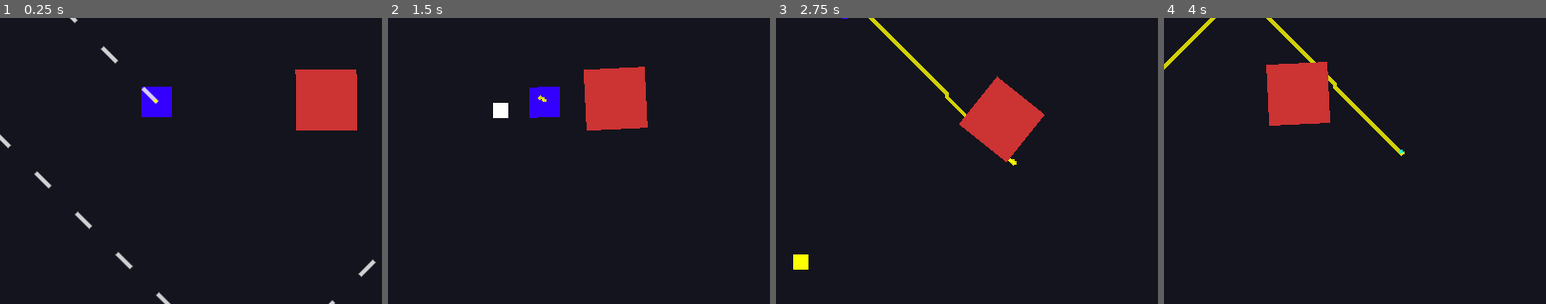
Above: before the commit, frames 1-4 (left to right).
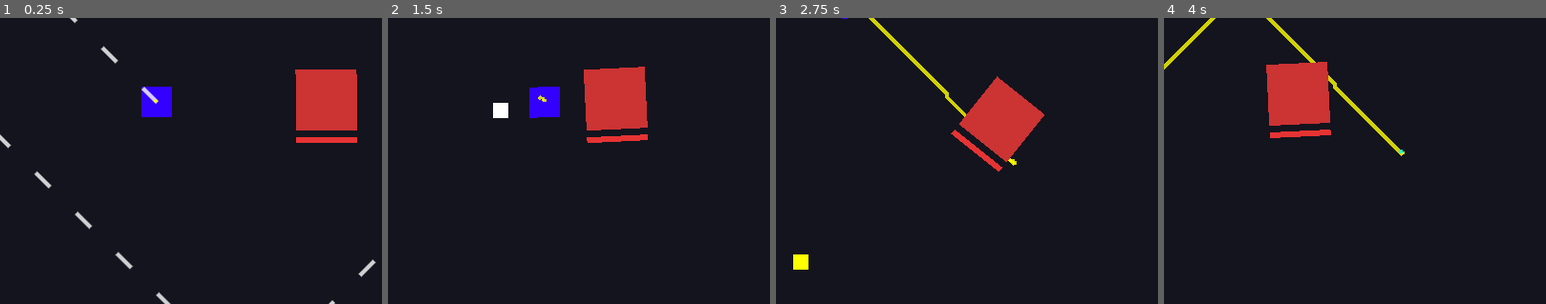
Above: after the commit, the same moments.

Repository: sdotyxz/temporal-echo
Game: Godot game, scene res://scenes/game.tscn
Two runs of this game, one before a commit and one after it. Both use one fixed random seed, a clock stepped at 60 frames per second and the inputs below.
Inputs (mouse positions are % of the whole screen's width and height, from its top left):
- Up to frame 1 (0.25 s): no input
- Up to frame 2 (1.5 s): move the mouse to (72, 45) at 0.52 s; hold D (move_right) 0.53-1.28 s; right-click (72, 45) at 0.6 s; move the mouse to (30, 55) at 1.27 s; hold S (move_down) from 1.28 s (still down); click (30, 55) at 1.35 s
- Up to frame 3 (2.75 s): move the mouse to (60, 28) at 2.02 s; release S (move_down) at 2.03 s; hold D (move_right) from 2.03 s (still down); right-click (60, 28) at 2.1 s
- Up to frame 4 (4 s): move the mouse to (45, 70) at 2.77 s; release D (move_right) at 2.78 s; hold W (move_up) 2.78-3.53 s; click (45, 70) at 2.85 s; move the mouse to (80, 65) at 3.52 s; hold A (move_left) from 3.53 s (still down); right-click (80, 65) at 3.6 s
The pictures show only the part of the screen within x 30-80%, y 35-85%; the shares and areas given below are measured in that part.

The runs differ from the first frame. In frame 1, 0.3% of the frame differs, in the area x 77-94%, y 41-44%; in frame 2, 0.3%; in frame 3, 0.3%; in frame 4, 0.3%.

Commit message:
feat: 3.1 damage system - bullet-boss collision, double hit detection, health bar
- Add bullet collision with Boss using Area2D body_entered
- Single bullet deals 1 damage
- Double hit detection within 0.1s window (2x damage)
- Visual feedback: 0.1s red flash
- Boss health bar with color change (green/yellow/red)

Diff:
--- a/src/boss.gd
+++ b/src/boss.gd
@@ -3,14 +3,18 @@
 
 const SPEED: float = 80.0
 const MAX_HP: int = 10
+const DOUBLE_HIT_WINDOW: float = 0.1  # 0.1秒窗口检测双重命中
 
 @export var player: CharacterBody2D
 
 @onready var sprite: Sprite2D
 @onready var collision_shape: CollisionShape2D
+@onready var health_bar_bg: ColorRect
+@onready var health_bar_fg: ColorRect
 
 var hp: int = MAX_HP
 var is_dead: bool = false
+var last_hit_time: float = -1.0  # 上次受伤时间
 
 func _ready():
 	print("👹 Boss 已生成")
@@ -34,6 +38,10 @@
 	else:
 		print("👹 玩家引用已设置: ", player)
 
+	# 添加到 boss 组
+	add_to_group("boss")
+	add_to_group("enemies")
+
 	# 创建精灵
 	sprite = Sprite2D.new()
 	sprite.name = "Sprite2D"
@@ -56,6 +64,26 @@
 	# 设置碰撞层
 	collision_layer = 2  # Enemies 层
 	collision_mask = 1   # Player 层
+
+	# 创建血条
+	_create_health_bar()
+
+func _create_health_bar():
+	# 血条背景
+	health_bar_bg = ColorRect.new()
+	health_bar_bg.name = "HealthBarBg"
+	health_bar_bg.color = Color(0.2, 0.2, 0.2, 0.8)
+	health_bar_bg.size = Vector2(64, 6)
+	health_bar_bg.position = Vector2(-32, -45)  # 位于 Boss 上方
+	add_child(health_bar_bg)
+
+	# 血条前景
+	health_bar_fg = ColorRect.new()
+	health_bar_fg.name = "HealthBarFg"
+	health_bar_fg.color = Color(0.9, 0.2, 0.2, 1.0)
+	health_bar_fg.size = Vector2(64, 6)
+	health_bar_fg.position = Vector2(-32, -45)
+	add_child(health_bar_fg)
 
 func _physics_process(delta: float) -> void:
 	if is_dead or player == null:
@@ -89,18 +117,46 @@
 		player_node.take_damage(1)
 
 func take_damage(amount: int) -> void:
+	if is_dead:
+		return
+
+	var current_time = Time.get_ticks_msec() / 1000.0  # 转换为秒
+
+	# 检测是否在双重命中窗口内 (0.1秒)
+	if last_hit_time > 0 and (current_time - last_hit_time) <= DOUBLE_HIT_WINDOW:
+		# 双重命中！造成双倍伤害
+		amount *= 2
+		print("⚡ 双重命中! 伤害加倍: ", amount)
+
+	last_hit_time = current_time
+
 	hp -= amount
 	print("💥 Boss 受到 ", amount, " 点伤害! HP: ", hp, "/", MAX_HP)
 
 	# 视觉反馈 - 红色闪烁
 	_flash_red()
 
+	# 更新血条
+	_update_health_bar()
+
 	if hp <= 0:
 		_die()
 
+func _update_health_bar():
+	if health_bar_fg:
+		var health_percent = float(hp) / MAX_HP
+		health_bar_fg.size.x = 64 * health_percent
+		# 根据血量改变颜色
+		if health_percent > 0.5:
+			health_bar_fg.color = Color(0.2, 0.9, 0.2, 1.0)  # 绿色
+		elif health_percent > 0.25:
+			health_bar_fg.color = Color(0.9, 0.9, 0.2, 1.0)  # 黄色
+		else:
+			health_bar_fg.color = Color(0.9, 0.2, 0.2, 1.0)  # 红色
+
 func _flash_red():
 	# 简单的闪烁效果
-	sprite.modulate = Color(1, 0.5, 0.5, 1)
+	sprite.modulate = Color(1, 0.3, 0.3, 1)
 	await get_tree().create_timer(0.1).timeout
 	sprite.modulate = Color(1, 1, 1, 1)
 
--- a/src/bullet.gd
+++ b/src/bullet.gd
@@ -7,6 +7,7 @@
 var velocity: Vector2 = Vector2.ZERO
 var bounce_count: int = 0
 var is_echo: bool = false
+var has_dealt_damage: bool = false  # 防止重复伤害
 
 @onready var sprite: Sprite2D
 
@@ -30,7 +31,41 @@
 	# 设置初始颜色
 	_update_color()
 
+	# 连接碰撞信号（检查是否已连接）
+	if not body_entered.is_connected(_on_body_entered):
+		body_entered.connect(_on_body_entered)
+
+	# 创建碰撞形状（用于检测与Boss的碰撞）
+	var collision_shape = get_node_or_null("CollisionShape2D")
+	if not collision_shape:
+		collision_shape = CollisionShape2D.new()
+		collision_shape.name = "CollisionShape2D"
+		var circle_shape = CircleShape2D.new()
+		circle_shape.radius = 6.0  # 子弹半径
+		collision_shape.shape = circle_shape
+		add_child(collision_shape)
+
+	# 设置碰撞层 - 检测墙壁(4)和敌人(2)
+	collision_layer = 0  # 子弹自己不占据层
+	collision_mask = 4 | 2  # 检测墙壁层和敌人层
+
+	# 确保 Area2D 监控开启
+	monitoring = true
+	monitorable = true
+
 	print("🎯 子弹已创建，位置: ", global_position)
+
+func _on_body_entered(body: Node2D) -> void:
+	if has_dealt_damage:
+		return
+
+	# 检测是否击中 Boss
+	if body.is_in_group("boss") or body.is_in_group("enemies"):
+		print("💥 子弹击中 Boss!")
+		if body.has_method("take_damage"):
+			body.take_damage(1)
+		has_dealt_damage = true
+		queue_free()  # 击中后销毁
 
 func _physics_process(delta: float) -> void:
 	# 射线检测墙壁
Not shown, changed: openspec/changes/core-gameplay/tasks.md
